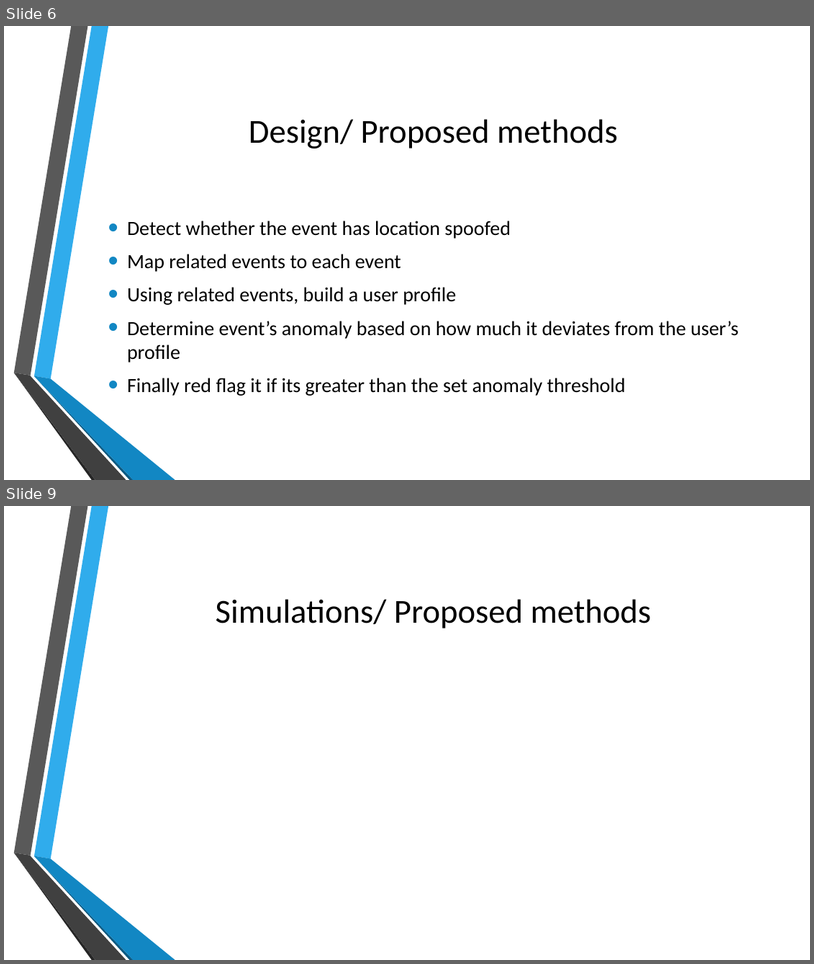
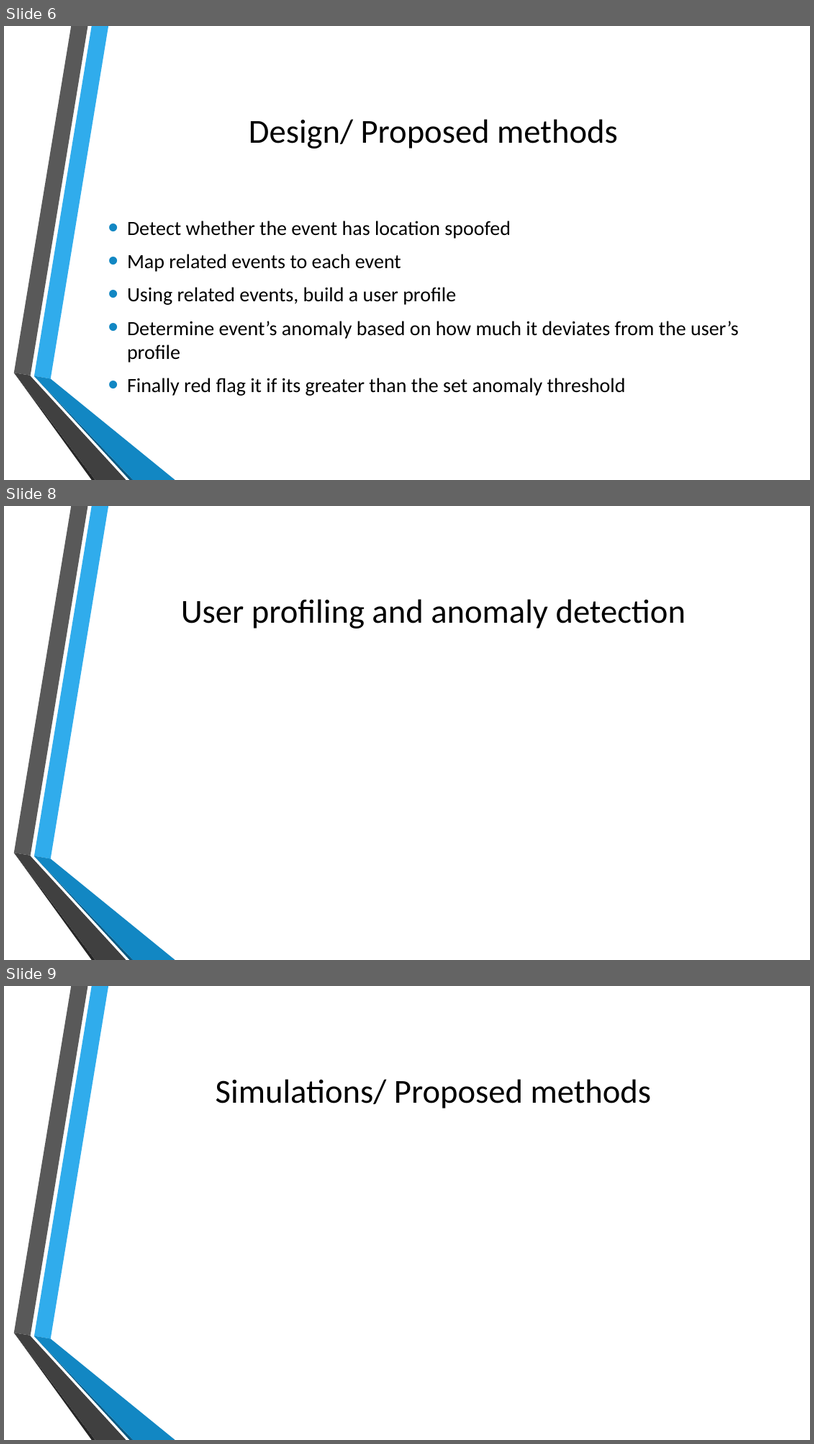
Before and after one commit to gorbi/cse612_project, a slide deck: docs/Network Anamoly Detection.pptx. Shown one above the other, each under a label of ours: slides 6 and 9 before the commit, slides 6, 8 and 9 after it; the slides between them are not shown. The pictures are 814x964 and 814x1444 pixels, drawn with LibreOffice and Linux fonts; fonts in the diff are those of the drawing; background and template pictures are left out. Boxes give left, top, right and bottom in pixels: in the first picture for what was removed or moved away, otherwise in the second. Text is boxed around its words. In the diff, an @@ line names an element or a change of style, - is before the commit and + after.

Commit message:
Update presentation

```diff
--- a/docs/Network Anamoly Detection.pptx
+++ b/docs/Network Anamoly Detection.pptx
@@ slide 8 added at (4,506,810,960), background picture (left out); not listed: 6 template elements that a slide beside it also shows @@
@@ title added at (181,599,686,628), 40 pt, text #000000 @@
+User profiling and anomaly detection
```
Also in this commit, not shown: 1 slide changed, 1 slide removed.
